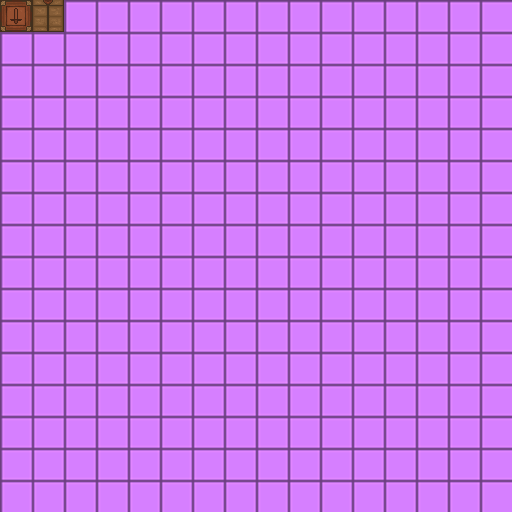
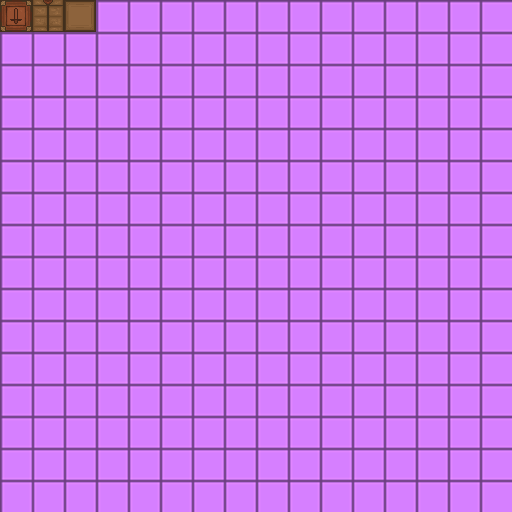
Before/after of a w=512, h=512 layered artwork. What changed in the layer stack:
added layer "Layer 3" in group "Textures" over 64, 0, 96, 32
